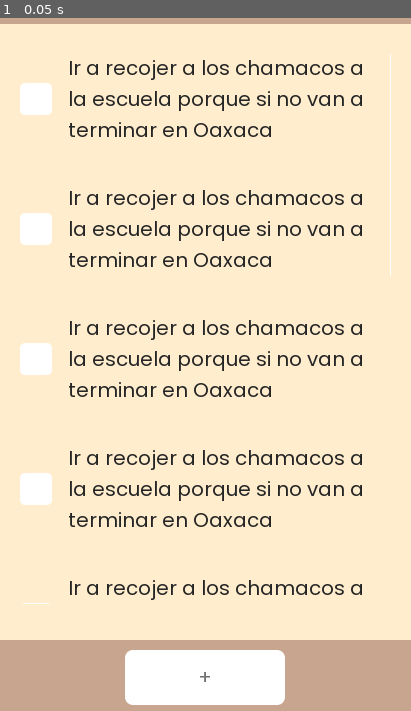
Above: before the commit, frame 1.
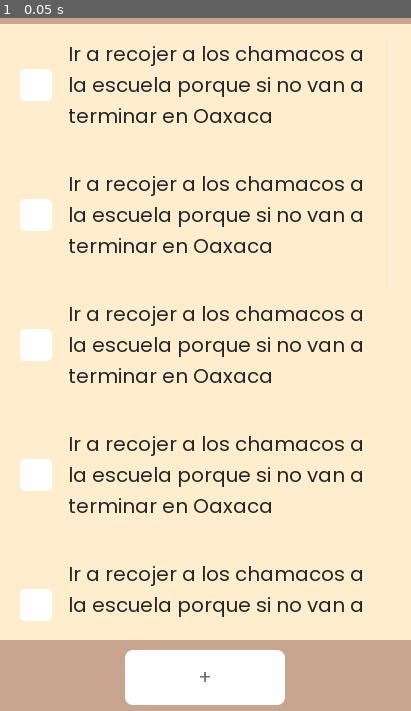
Above: after the commit, the same moment.

Repository: NintenDuck/Simple-To-Do-List
Game: Godot game, scene res://scenes/main.tscn
The game is run twice, just before and just after one commit, with the same random seed, the same clock (stepped at 60 frames per second) and the same inputs.
Inputs:
- Up to frame 1 (0.05 s): no input

The runs differ from the first frame. In frame 1, 14% of the frame differs, in the area x 4-96%, y 3-88%.

Commit message:
Fix: scrollContainer anchors

Diff:
--- a/scenes/main.tscn
+++ b/scenes/main.tscn
@@ -35,25 +35,24 @@
 
 [node name="UpBorder" type="ColorRect" parent="Control"]
 anchor_right = 1.0
-anchor_bottom = 0.00136799
-margin_bottom = 39.0
+anchor_bottom = 0.0547196
 color = Color( 0.788235, 0.65098, 0.564706, 1 )
 __meta__ = {
 "_edit_use_anchors_": true
 }
 
 [node name="ContentMargin" type="MarginContainer" parent="Control"]
-anchor_top = 0.098
+anchor_top = 0.055
 anchor_right = 1.0
-anchor_bottom = 0.854
+anchor_bottom = 0.886
 margin_left = 20.0
-margin_top = -1.638
+margin_top = 15.795
 margin_right = -20.0
-margin_bottom = -3.27405
+margin_bottom = -7.66602
 
 [node name="ScrollContainer" type="ScrollContainer" parent="Control/ContentMargin"]
 margin_right = 371.0
-margin_bottom = 550.0
+margin_bottom = 584.0
 
 [node name="TaskContainer" type="VBoxContainer" parent="Control/ContentMargin/ScrollContainer"]
 margin_right = 360.0
--- a/scenes/task.tscn
+++ b/scenes/task.tscn
@@ -4,7 +4,6 @@
 
 [node name="Task" type="HBoxContainer"]
 anchor_right = 1.0
-margin_bottom = 28.0
 rect_min_size = Vector2( 360, 0 )
 theme = ExtResource( 1 )
 custom_constants/separation = 16
